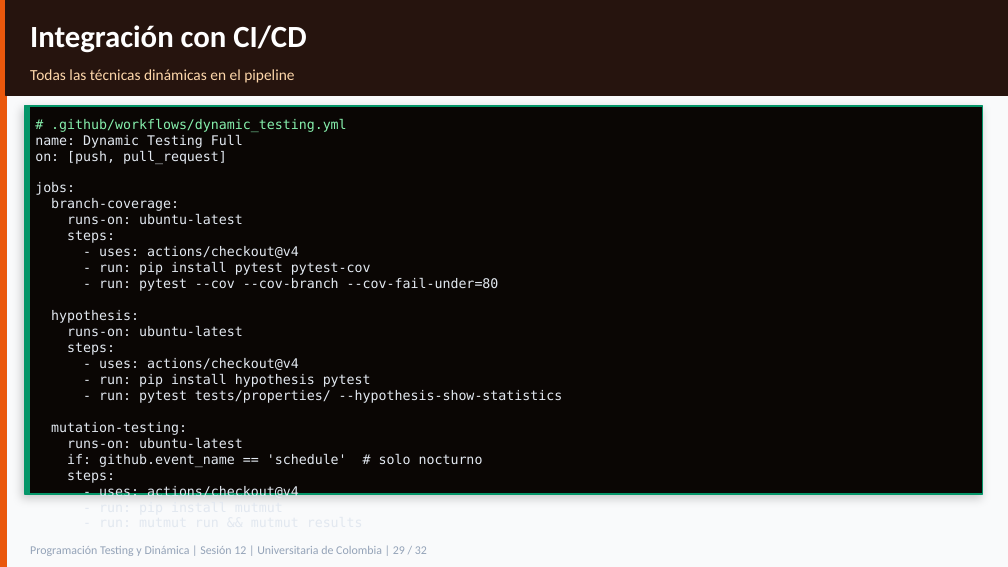
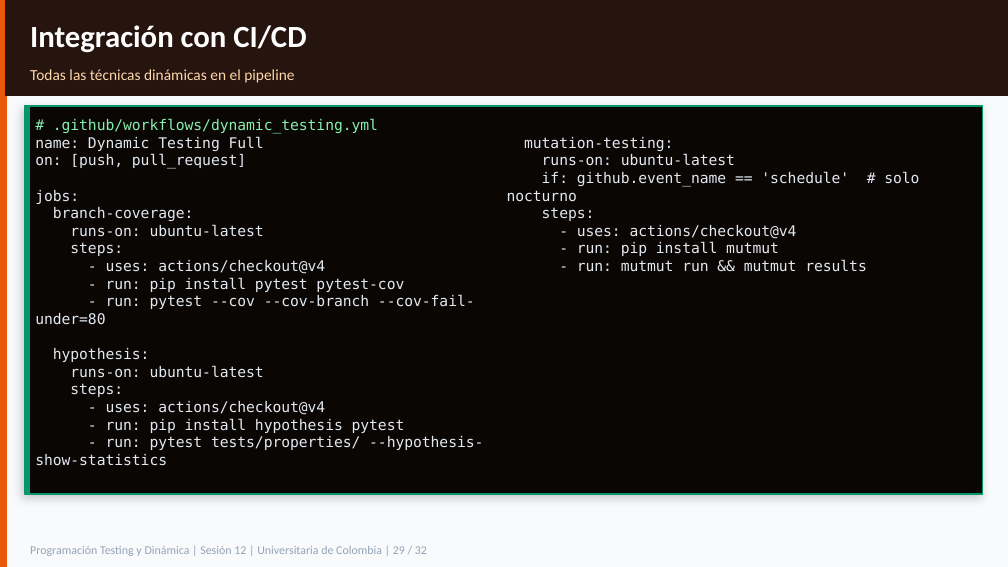
Before and after one commit to sergioburbano05/Universitaria_de_colombia, a slide deck: slide 29 of PRUEBAS DE SOFTWARE/clase_12/S12_ProgramacionTestingDinamica.pptx. Drawn at 1008x567 pixels with LibreOffice and Linux fonts; fonts in the diff are those of the drawing. Boxes give left, top, right and bottom in pixels: in the first picture for what was removed or moved away, otherwise in the second. Text is boxed around its words. In the diff, an @@ line names an element or a change of style, - is before the commit and + after.

```diff
--- a/PRUEBAS DE SOFTWARE/clase_12/S12_ProgramacionTestingDinamica.pptx
+++ b/PRUEBAS DE SOFTWARE/clase_12/S12_ProgramacionTestingDinamica.pptx
@@ text "# .github/workflows/dynamic_testing.yml" at bbox=[35, 118, 919, 466]: size 9.5 to 10.5 pt; columns 1 to 2 @@
```
Also in this commit, not shown: 15 other slides changed.
